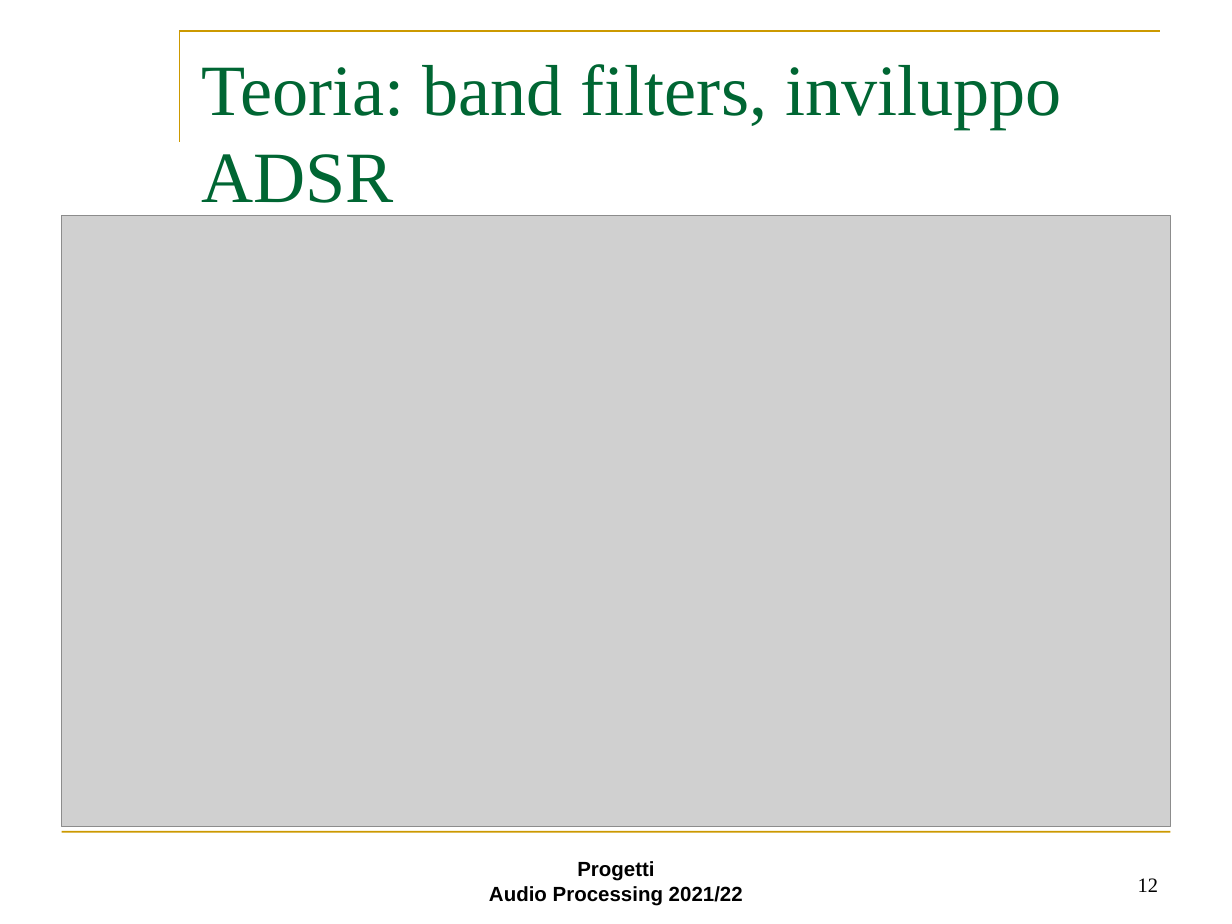
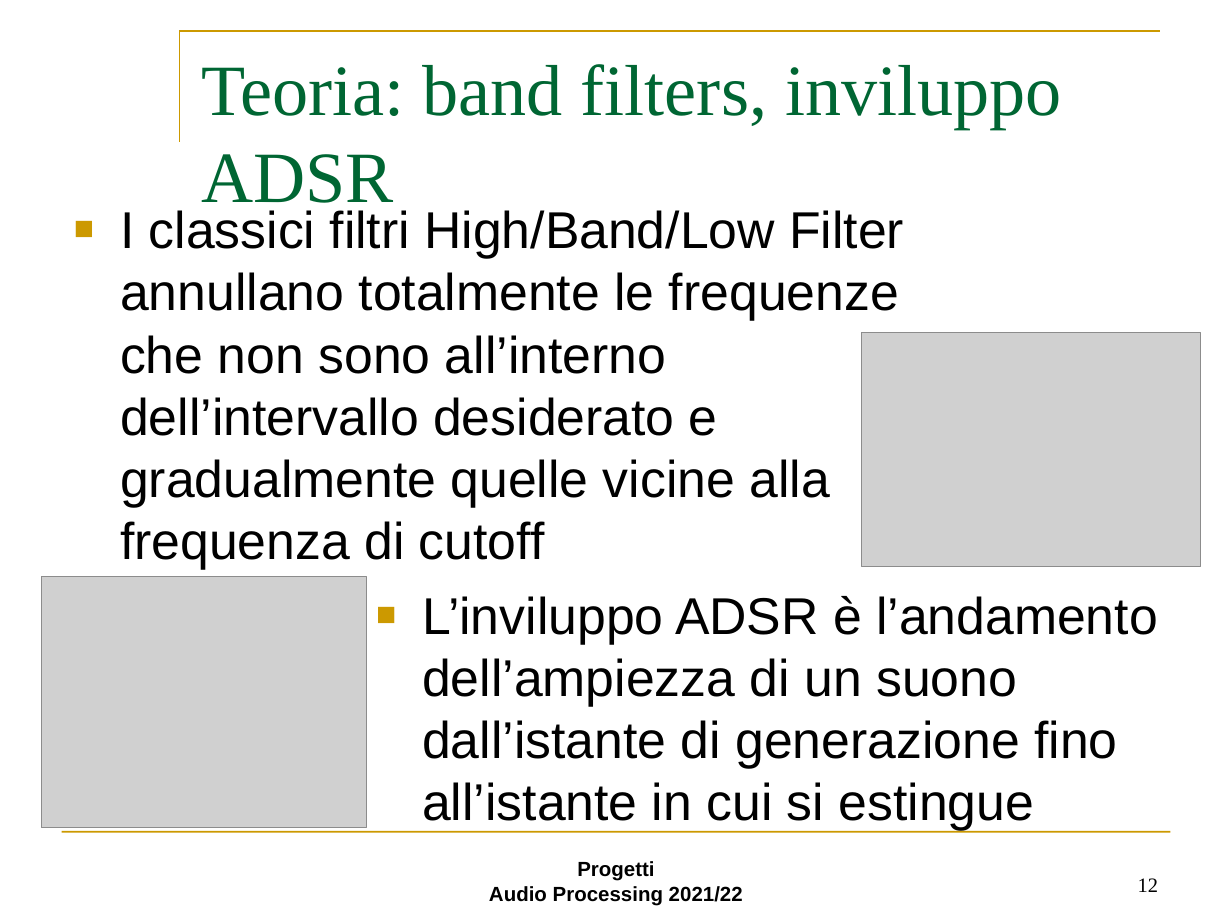
Before and after one commit to Gallo00/Progetto-AUDIO, a slide deck: slide 12 of step3.ppt. Drawn at 1232x924 pixels with LibreOffice and Linux fonts; fonts in the diff are those of the drawing; grey boxes stand for pictures; background and template pictures are left out. Boxes give left, top, right and bottom in pixels: in the first picture for what was removed or moved away, otherwise in the second. Text is boxed around its words. In the diff, an @@ line names an element or a change of style, - is before the commit and + after.

```diff
--- a/step3.ppt
+++ b/step3.ppt
@@ picture removed at (x1=62, y1=216, x2=1170, y2=827) @@
@@ text added at (x1=120, y1=210, x2=904, y2=569), 43 pt, text #000000 @@
+■ I classici filtri High/Band/Low Filter annullano totalmente le frequenze che non sono all’interno dell’intervallo desiderato e gradualmente quelle vicine alla frequenza di cutoff
@@ picture added at (x1=862, y1=333, x2=1201, y2=567) @@
@@ picture added at (x1=41, y1=576, x2=366, y2=827) @@
@@ text added at (x1=422, y1=596, x2=1158, y2=831), 43 pt, text #000000 @@
+■ L’inviluppo ADSR è l’andamento dell’ampiezza di un suono dall’istante di generazione fino all’istante in cui si estingue
```
Also in this commit, not shown: 2 other slides changed.
